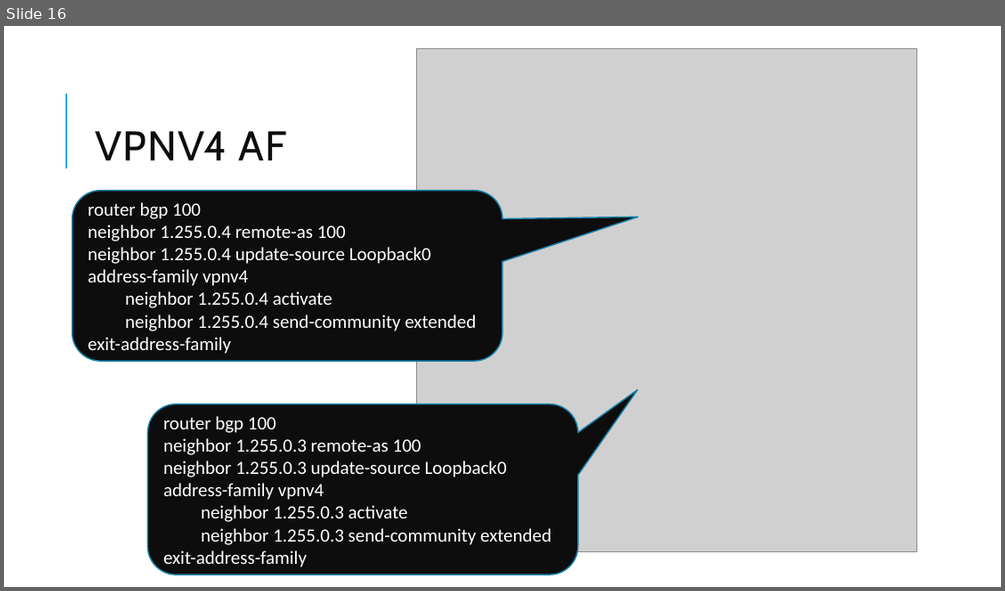
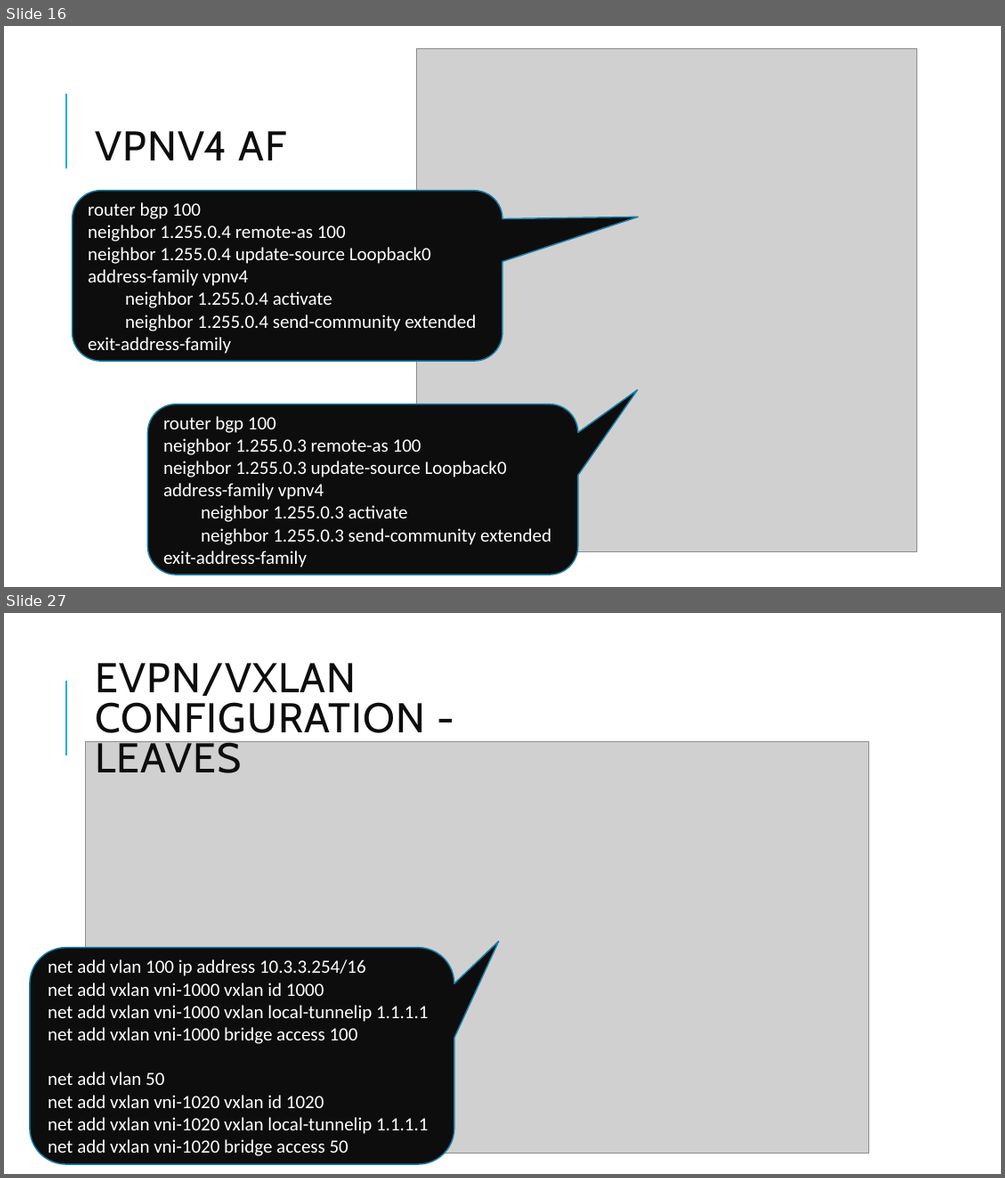
Before and after one commit to BSc-MSc-Projects/NSD-VPNs, a slide deck: NSD presentation_GIAN.pptx. Shown one above the other, each under a label of ours: slide 16 before the commit, slides 16 and 27 after it; the slides between them are not shown. The pictures are 1005x591 and 1005x1178 pixels, drawn with LibreOffice and Linux fonts; fonts in the diff are those of the drawing; grey boxes stand for pictures. Boxes give left, top, right and bottom in pixels: in the first picture for what was removed or moved away, otherwise in the second. Text is boxed around its words. In the diff, an @@ line names an element or a change of style, - is before the commit and + after.

```diff
--- a/NSD presentation_GIAN.pptx
+++ b/NSD presentation_GIAN.pptx
@@ slide 27 added at (4,613,1001,1174), background #FFFFFF; not listed: 1 template element that a slide beside it also shows @@
@@ text added at (95,663,425,773), 40 pt, text #0D0D0D @@
+EVPN/VXLAN CONFIGURATION - LEAVES
@@ picture added at (86,742,868,1153) @@
@@ rounded speech box added at (30,948,454,1164), fill #0D0D0D, outline #1580A9 1.25 pt, 18 pt, text #FFFFFF @@
+net add vlan 100 ip address 10.3.3.254/16
+net add vxlan vni-1000 vxlan id 1000
+net add vxlan vni-1000 vxlan local-tunnelip 1.1.1.1
+net add vxlan vni-1000 bridge access 100
+net add vlan 50
+net add vxlan vni-1020 vxlan id 1020
+net add vxlan vni-1020 vxlan local-tunnelip 1.1.1.1
+net add vxlan vni-1020 bridge access 50
```
Also in this commit, not shown: 18 other slides added.
